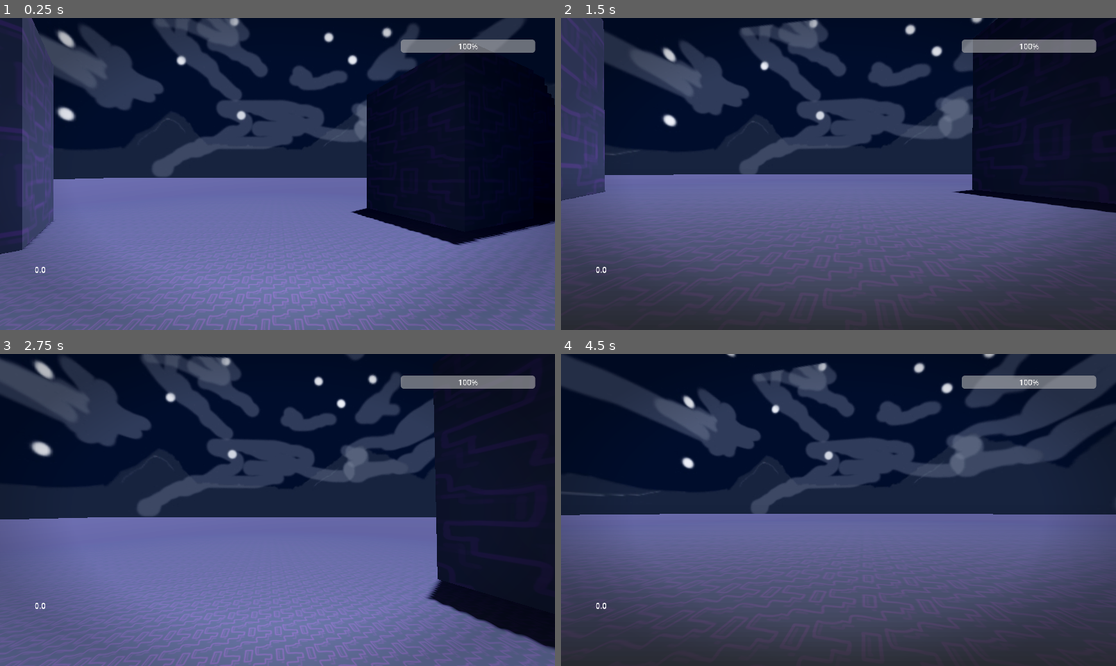
Above: before the commit, frames 1-4 (two rows, left to right).
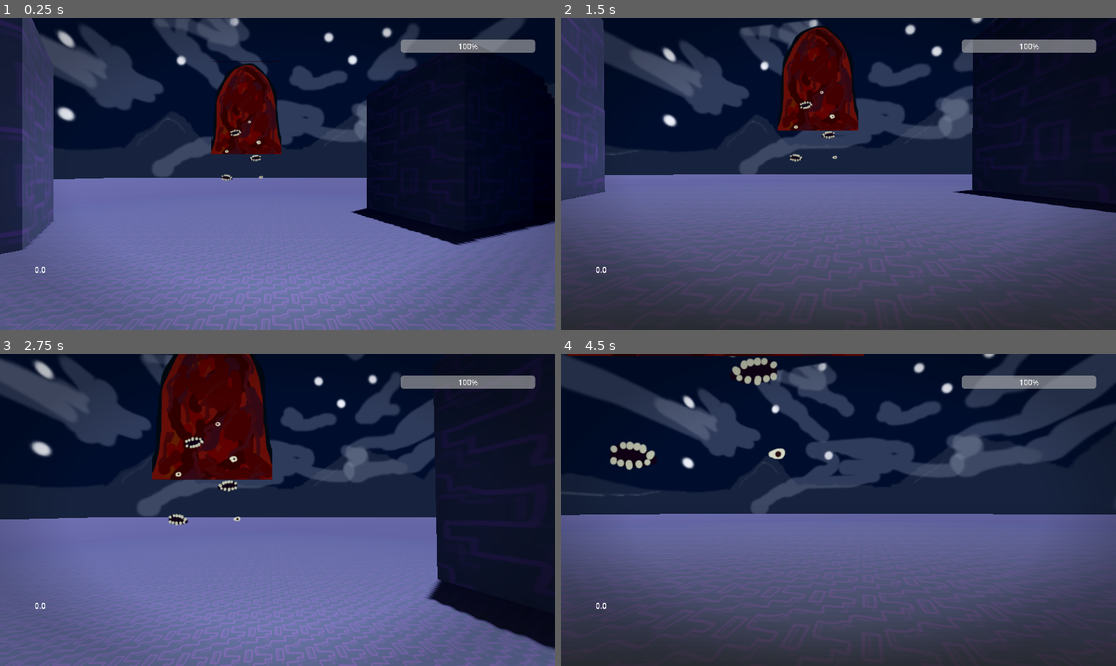
Above: after the commit, the same moments.

Repository: Sp1cyP3pp3r/meat-horror-mansion
Game: Godot game, scene res://debug/gameplay_garden.tscn
Two runs of this game, one before a commit and one after it. Both use one fixed random seed, a clock stepped at 60 frames per second and the inputs below.
Inputs (mouse positions are in pixels of both pictures, inside the frame that each line leads up to):
- Up to frame 1 (0.25 s): no input
- Up to frame 2 (1.5 s): move the mouse to (866, 174) at 0.52 s; hold W (move_forward) from 0.53 s (still down); tap C (crouch) at 0.6 s; move the mouse to (810, 174) at 1.27 s; tap Shift (sprint) at 1.35 s
- Up to frame 3 (2.75 s): keep holding W (move_forward); move the mouse to (288, 503) at 2.02 s; tap C (crouch) at 2.1 s
- Up to frame 4 (4.5 s): keep holding W (move_forward); move the mouse to (832, 516) at 2.77 s; tap Shift (sprint) at 2.85, 4.35 s; move the mouse to (877, 513) at 3.52 s; tap C (crouch) at 3.6 s; move the mouse to (794, 506) at 4.27 s

The runs differ from the first frame. In frame 1, 3.1% of the frame differs, in the area x 38-51%, y 13-53%; in frame 2, 4.1%; in frame 3, 8.0%, in the area x 27-50%, y 0-56%; in frame 4, 1.2%.

Commit message:
Adding monster

Diff:
--- a/debug/gameplay_garden.tscn
+++ b/debug/gameplay_garden.tscn
@@ -1,8 +1,9 @@
-[gd_scene load_steps=15 format=3 uid="uid://bm6a5s7oik0fe"]
+[gd_scene load_steps=16 format=3 uid="uid://bm6a5s7oik0fe"]
 
 [ext_resource type="Texture2D" uid="uid://yi0of6w2raqr" path="res://textures/skybox_test.jpg" id="1_y57w1"]
 [ext_resource type="Texture2D" uid="uid://nhw5n2gt7q47" path="res://textures/floor_tile_test.jpg" id="2_fss3v"]
 [ext_resource type="PackedScene" uid="uid://c1n8xrti8afpc" path="res://objects/player/player.tscn" id="3_570sf"]
+[ext_resource type="PackedScene" uid="uid://cdw67aph3j8dn" path="res://objects/monster/monster.tscn" id="4_46tj2"]
 
 [sub_resource type="PanoramaSkyMaterial" id="PanoramaSkyMaterial_p4n20"]
 panorama = ExtResource("1_y57w1")
@@ -55,6 +56,11 @@
 [node name="WorldEnvironment" type="WorldEnvironment" parent="."]
 environment = SubResource("Environment_k7lfh")
 
+[node name="Monster" parent="." instance=ExtResource("4_46tj2")]
+transform = Transform3D(1, 0, 0, 0, 1, 0, 0, 0, 1, -1.71223, 2.56024, -8.57994)
+
+[node name="Player" parent="." instance=ExtResource("3_570sf")]
+
 [node name="floor" type="StaticBody3D" parent="."]
 metadata/_edit_group_ = true
 
@@ -66,8 +72,6 @@
 transform = Transform3D(1, 0, 0, 0, 1, 0, 0, 0, 1, 0, -0.0622559, 0)
 shape = SubResource("BoxShape3D_0lhur")
 
-[node name="Player" parent="." instance=ExtResource("3_570sf")]
-
 [node name="Obstacle" type="StaticBody3D" parent="."]
 transform = Transform3D(0.74774, 0, -0.663992, 0, 1, 0, 0.663992, 0, 0.74774, -7.49646, 2.50024, -2.58484)
 collision_mask = 0
--- /dev/null
+++ b/objects/monster/monster.tscn
@@ -0,0 +1,182 @@
+[gd_scene load_steps=8 format=3 uid="uid://cdw67aph3j8dn"]
+
+[ext_resource type="Texture2D" uid="uid://cnfba6hy2eem3" path="res://textures/monster.png" id="1_3li0e"]
+[ext_resource type="Texture2D" uid="uid://cylyknw5mx7d4" path="res://textures/eyes.png" id="2_ok207"]
+
+[sub_resource type="AnimationRootNode" id="AnimationRootNode_uy6fc"]
+
+[sub_resource type="Animation" id="Animation_oxevq"]
+resource_name = "Idle"
+length = 0.5
+loop_mode = 1
+tracks/0/type = "bezier"
+tracks/0/imported = false
+tracks/0/enabled = true
+tracks/0/path = NodePath("Eyes:position:x")
+tracks/0/interp = 1
+tracks/0/loop_wrap = true
+tracks/0/keys = {
+"handle_modes": PackedInt32Array(0, 0, 0, 0),
+"points": PackedFloat32Array(0, -0.25, 0, 0.25, 0, 0.01, -0.25, 0, 0.25, 0, -0.01, -0.25, 0, 0.25, 0, 0, -0.25, 0, 0.25, 0),
+"times": PackedFloat32Array(0, 0.166667, 0.333333, 0.5)
+}
+tracks/1/type = "bezier"
+tracks/1/imported = false
+tracks/1/enabled = true
+tracks/1/path = NodePath("Eyes:position:y")
+tracks/1/interp = 1
+tracks/1/loop_wrap = true
+tracks/1/keys = {
+"handle_modes": PackedInt32Array(0, 0, 0, 0),
+"points": PackedFloat32Array(0, -0.25, 0, 0.25, 0, -0.01, -0.25, 0, 0.25, 0, 0.01, -0.25, 0, 0.25, 0, 0, -0.25, 0, 0.25, 0),
+"times": PackedFloat32Array(0, 0.233333, 0.4, 0.5)
+}
+tracks/2/type = "bezier"
+tracks/2/imported = false
+tracks/2/enabled = true
+tracks/2/path = NodePath("Eyes:position:z")
+tracks/2/interp = 1
+tracks/2/loop_wrap = true
+tracks/2/keys = {
+"handle_modes": PackedInt32Array(0),
+"points": PackedFloat32Array(-0.01, -0.25, 0, 0.25, 0),
+"times": PackedFloat32Array(0)
+}
+tracks/3/type = "bezier"
+tracks/3/imported = false
+tracks/3/enabled = true
+tracks/3/path = NodePath("Eyes:scale:x")
+tracks/3/interp = 1
+tracks/3/loop_wrap = true
+tracks/3/keys = {
+"handle_modes": PackedInt32Array(0, 0, 0),
+"points": PackedFloat32Array(1, -0.25, 0, 0.25, 0, 1.01, -0.25, 0, 0.25, 0, 1, -0.25, 0, 0.25, 0),
+"times": PackedFloat32Array(0, 0.166667, 0.5)
+}
+tracks/4/type = "bezier"
+tracks/4/imported = false
+tracks/4/enabled = true
+tracks/4/path = NodePath("Eyes:scale:y")
+tracks/4/interp = 1
+tracks/4/loop_wrap = true
+tracks/4/keys = {
+"handle_modes": PackedInt32Array(0, 0, 0),
+"points": PackedFloat32Array(1, -0.25, 0, 0.25, 0, 0.98, -0.25, 0, 0.25, 0, 1, -0.25, 0, 0.25, 0),
+"times": PackedFloat32Array(0, 0.3, 0.5)
+}
+tracks/5/type = "bezier"
+tracks/5/imported = false
+tracks/5/enabled = true
+tracks/5/path = NodePath("Eyes:scale:z")
+tracks/5/interp = 1
+tracks/5/loop_wrap = true
+tracks/5/keys = {
+"handle_modes": PackedInt32Array(0),
+"points": PackedFloat32Array(1, -0.25, 0, 0.25, 0),
+"times": PackedFloat32Array(0)
+}
+
+[sub_resource type="Animation" id="Animation_qbwb5"]
+length = 0.001
+tracks/0/type = "bezier"
+tracks/0/imported = false
+tracks/0/enabled = true
+tracks/0/path = NodePath("Eyes:position:x")
+tracks/0/interp = 1
+tracks/0/loop_wrap = true
+tracks/0/keys = {
+"handle_modes": PackedInt32Array(0),
+"points": PackedFloat32Array(0, -0.25, 0, 0.25, 0),
+"times": PackedFloat32Array(0)
+}
+tracks/1/type = "bezier"
+tracks/1/imported = false
+tracks/1/enabled = true
+tracks/1/path = NodePath("Eyes:position:y")
+tracks/1/interp = 1
+tracks/1/loop_wrap = true
+tracks/1/keys = {
+"handle_modes": PackedInt32Array(0),
+"points": PackedFloat32Array(0, -0.25, 0, 0.25, 0),
+"times": PackedFloat32Array(0)
+}
+tracks/2/type = "bezier"
+tracks/2/imported = false
+tracks/2/enabled = true
+tracks/2/path = NodePath("Eyes:position:z")
+tracks/2/interp = 1
+tracks/2/loop_wrap = true
+tracks/2/keys = {
+"handle_modes": PackedInt32Array(0),
+"points": PackedFloat32Array(-0.01, -0.25, 0, 0.25, 0),
+"times": PackedFloat32Array(0)
+}
+tracks/3/type = "bezier"
+tracks/3/imported = false
+tracks/3/enabled = true
+tracks/3/path = NodePath("Eyes:scale:x")
+tracks/3/interp = 1
+tracks/3/loop_wrap = true
+tracks/3/keys = {
+"handle_modes": PackedInt32Array(0),
+"points": PackedFloat32Array(1, -0.25, 0, 0.25, 0),
+"times": PackedFloat32Array(0)
+}
+tracks/4/type = "bezier"
+tracks/4/imported = false
+tracks/4/enabled = true
+tracks/4/path = NodePath("Eyes:scale:y")
+tracks/4/interp = 1
+tracks/4/loop_wrap = true
+tracks/4/keys = {
+"handle_modes": PackedInt32Array(0),
+"points": PackedFloat32Array(1, -0.25, 0, 0.25, 0),
+"times": PackedFloat32Array(0)
+}
+tracks/5/type = "bezier"
+tracks/5/imported = false
+tracks/5/enabled = true
+tracks/5/path = NodePath("Eyes:scale:z")
+tracks/5/interp = 1
+tracks/5/loop_wrap = true
+tracks/5/keys = {
+"handle_modes": PackedInt32Array(0),
+"points": PackedFloat32Array(1, -0.25, 0, 0.25, 0),
+"times": PackedFloat32Array(0)
+}
+
+[sub_resource type="AnimationLibrary" id="AnimationLibrary_rkvsc"]
+_data = {
+&"RESET": SubResource("Animation_qbwb5"),
+&"Idle": SubResource("Animation_oxevq")
+}
+
+[sub_resource type="CapsuleShape3D" id="CapsuleShape3D_aihwb"]
+height = 4.83029
+
+[node name="Monster" type="CharacterBody3D"]
+platform_floor_layers = 4294901768
+platform_wall_layers = 8
+
+[node name="Body" type="Sprite3D" parent="."]
+transform = Transform3D(1, 0, 0, 0, 1, 0, 0, 0, 1, 0, 2.57248, 0)
+billboard = 2
+texture = ExtResource("1_3li0e")
+
+[node name="Eyes" type="Sprite3D" parent="."]
+transform = Transform3D(1, 0, 0, 0, 1, 0, 0, 0, 1, 0, 0, -0.01)
+billboard = 2
+texture = ExtResource("2_ok207")
+
+[node name="AnimationTree" type="AnimationTree" parent="."]
+tree_root = SubResource("AnimationRootNode_uy6fc")
+anim_player = NodePath("../AnimationPlayer")
+
+[node name="AnimationPlayer" type="AnimationPlayer" parent="."]
+libraries = {
+&"": SubResource("AnimationLibrary_rkvsc")
+}
+autoplay = "Idle"
+
+[node name="CollisionShape3D" type="CollisionShape3D" parent="."]
+shape = SubResource("CapsuleShape3D_aihwb")
--- a/project.godot
+++ b/project.godot
@@ -11,10 +11,10 @@
 [application]
 
 config/name="Meat Horror Mansion"
+config/tags=PackedStringArray("current")
 run/main_scene="res://debug/gameplay_garden.tscn"
 config/features=PackedStringArray("4.4", "Forward Plus")
 config/icon="res://icon.svg"
-config/tags=PackedStringArray("current")
 
 [autoload]
 
Binary file added: textures/eyes.png
Not shown, added: textures/eyes.png.import
Binary file added: textures/monster.png
Not shown, added: textures/monster.png.import
